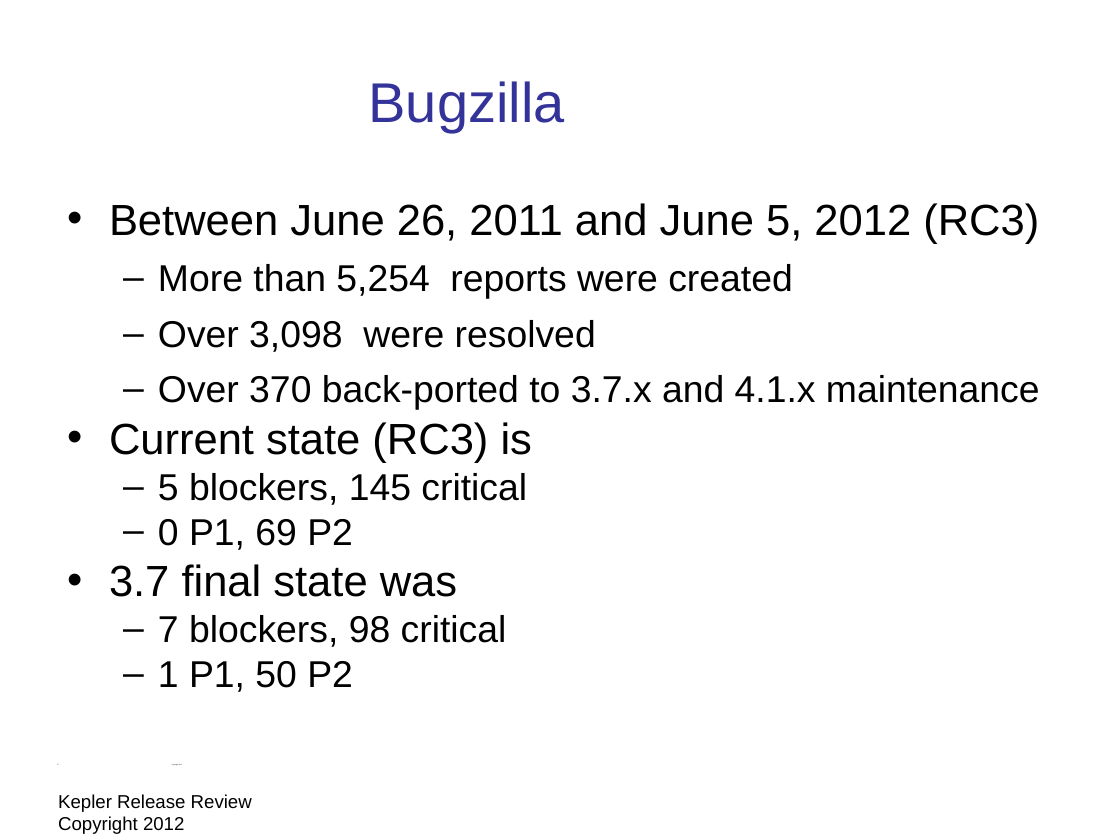
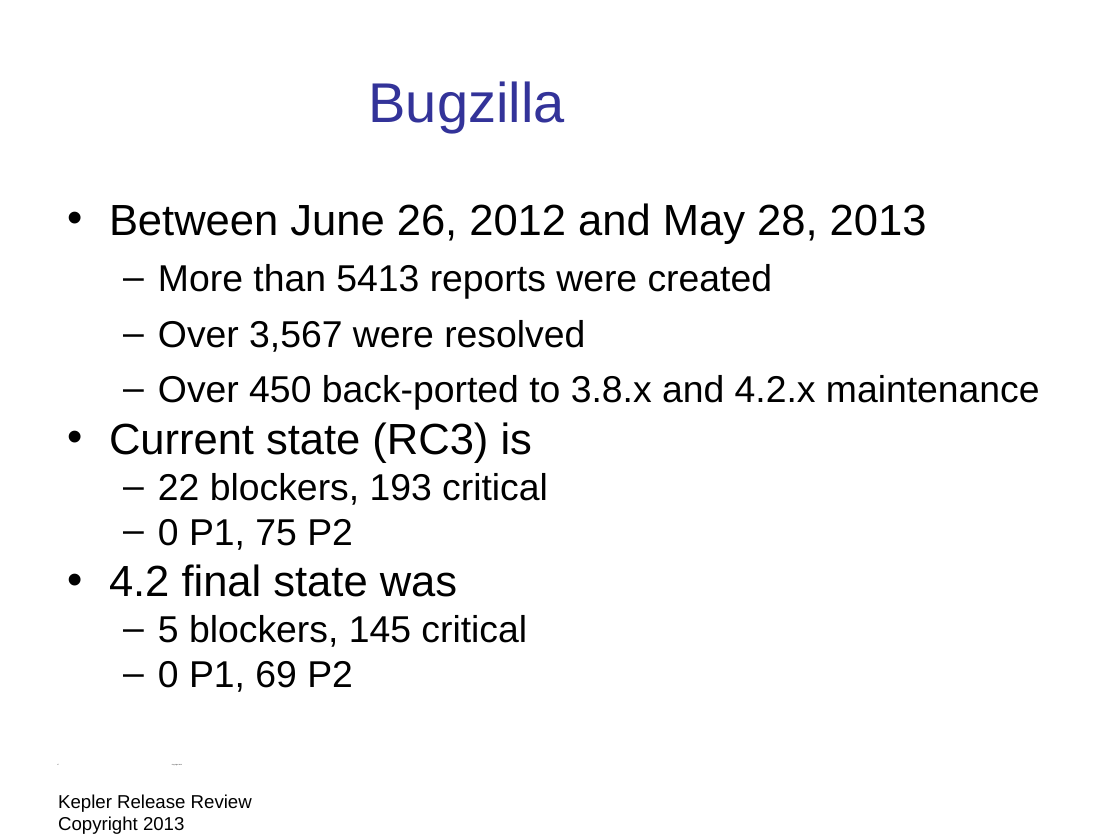
Before and after one commit to eclipse-platform/www.eclipse.org-eclipse-news, a slide deck: slide 17 of presentation/Kepler-release-review/eclipse-kepler-release-review.odp. Drawn at 1120x840 pixels with LibreOffice and Linux fonts; fonts in the diff are those of the drawing; background and template pictures are left out. Boxes give left, top, right and bottom in pixels: in the first picture for what was removed or moved away, otherwise in the second. Text is boxed around its words. In the diff, an @@ line names an element or a change of style, - is before the commit and + after.

Commit message:
Draft Kepler release review

```diff
--- a/presentation/Kepler-release-review/eclipse-kepler-release-review.odp
+++ b/presentation/Kepler-release-review/eclipse-kepler-release-review.odp
@@ text at (109, 203, 1040, 410): text changed @@
-• Between June 26, 2011 and June 5, 2012 (RC3)
-  – More than 5,254 reports were created
-  – Over 3,098 were resolved
-  – Over 370 back-ported to 3.7.x and 4.1.x maintenance
+• Between June 26, 2012 and May 28, 2013
+  – More than 5413 reports were created
+  – Over 3,567 were resolved
+  – Over 450 back-ported to 3.8.x and 4.2.x maintenance
@@ text at (109, 473, 548, 597): paragraphs added @@
+  – 22 blockers, 193 critical
+  – 0 P1, 75 P2
+• 4.2 final state was
@@ text at (109, 564, 507, 692): paragraphs removed @@
-• 3.7 final state was
-  – 7 blockers, 98 critical
-  – 1 P1, 50 P2
@@ text at (58, 794, 252, 834): text changed @@
-Kepler Release Review Copyright 2012
+Kepler Release Review Copyright 2013
```
Also in this commit, not shown: 24 other slides changed, 1 slide added, 3 slides removed, 2 other files.
